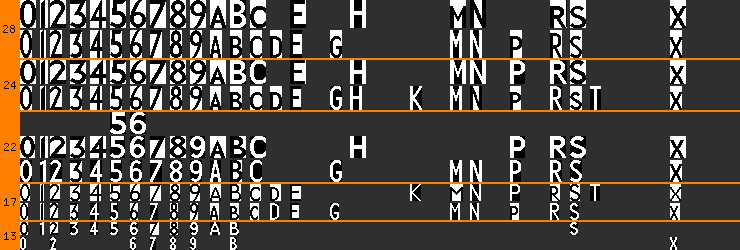
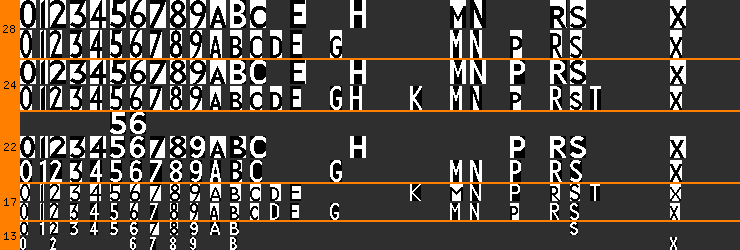
Layer changes from the first 740×250 image to the second:
painted on "small" (1st of 2, in "New Johnston") over [left=230, top=184, right=241, bottom=201]
